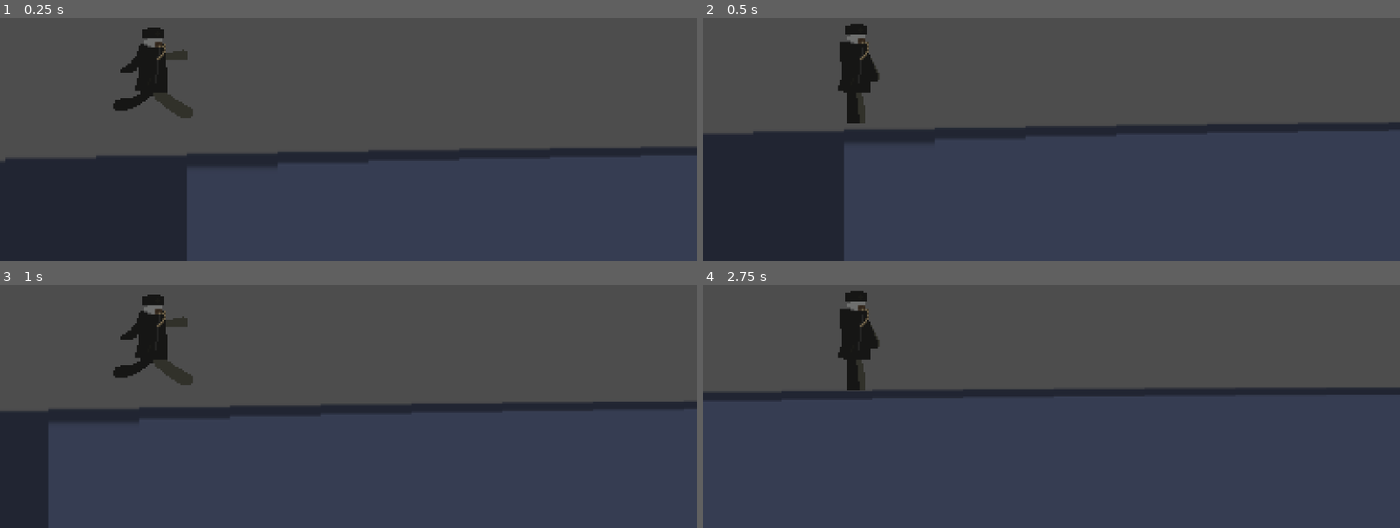
Above: before the commit, frames 1-4 (two rows, left to right).
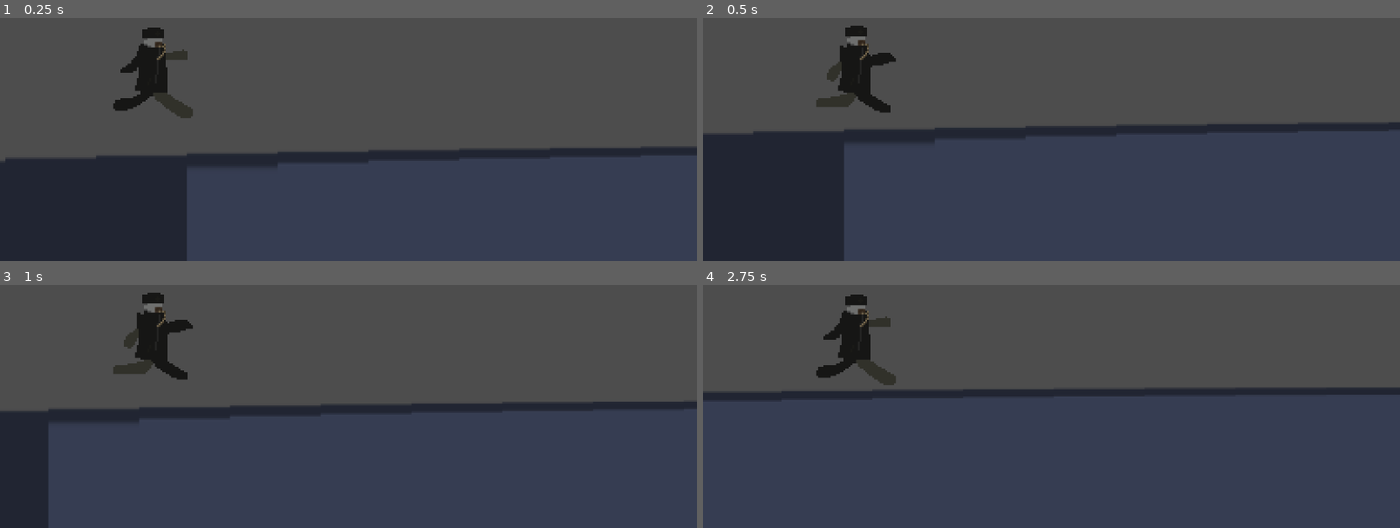
Above: after the commit, the same moments.

Repository: Dyspor/cplatformer
Game: Godot game, scene res://game.tscn
The game is run twice, just before and just after one commit, with the same random seed, the same clock (stepped at 60 frames per second) and the same inputs. The engine's default icon, where the game draws it, is replaced by a stand-in: a white triangle on a blue panel in a dark square.
Inputs:
- Up to frame 1 (0.25 s): no input
- Up to frame 2 (0.5 s): no input
- Up to frame 3 (1 s): tap Space (Jump) at 0.77 s
- Up to frame 4 (2.75 s): tap Space (Jump) at 1.52 s

Frame 1 is identical in both runs. In frame 2, 1.1% of the frame differs, in the area x 16-28%, y 2-44%; in frame 3, 1.0%; in frame 4, 1.2%.

Commit message:
Update game.tscn

Diff:
--- a/game.tscn
+++ b/game.tscn
@@ -30,6 +30,9 @@
 }, {
 "duration": 1.0,
 "texture": SubResource("AtlasTexture_bqsbh")
+}, {
+"duration": 1.0,
+"texture": SubResource("AtlasTexture_p5yoi")
 }],
 "loop": true,
 "name": &"default",
@@ -61,7 +64,7 @@
 [node name="AnimatedSprite2D" type="AnimatedSprite2D" parent="Player"]
 sprite_frames = SubResource("SpriteFrames_au0rt")
 autoplay = "default"
-frame_progress = 0.586064
+frame_progress = 0.0766016
 
 [node name="Ground" type="Node2D" parent="."]
 position = Vector2(3036, 50)
